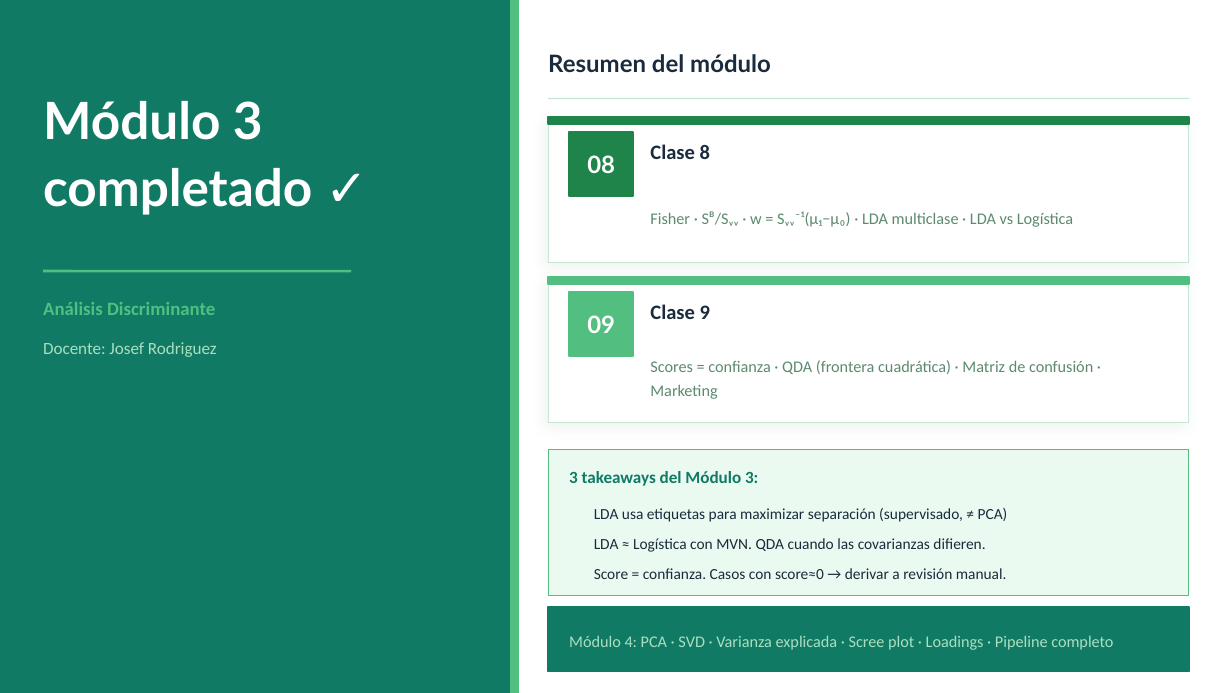
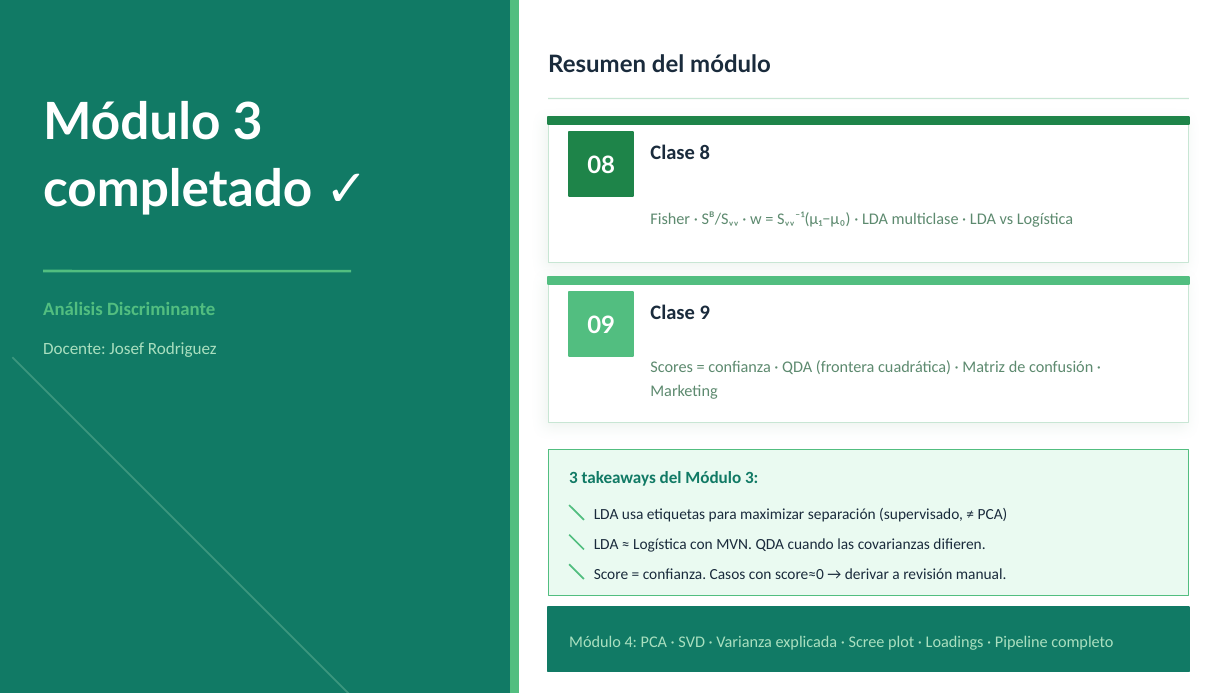
Before and after one commit to josefrodrim/modelos_estadisticos, a slide deck: slide 7 of Clase_9/PPT/Clase09_LDA_Aplicado.pptx. Drawn at 1232x693 pixels with LibreOffice and Linux fonts; fonts in the diff are those of the drawing. Boxes give left, top, right and bottom in pixels: in the first picture for what was removed or moved away, otherwise in the second. Text is boxed around its words. In the diff, an @@ line names an element or a change of style, - is before the commit and + after.

```diff
--- a/Clase_9/PPT/Clase09_LDA_Aplicado.pptx
+++ b/Clase_9/PPT/Clase09_LDA_Aplicado.pptx
@@ oval removed at [12, 357, 493, 693] @@
@@ line added from (12, 357) to (493, 693), #A9DFBF 1 pt @@
@@ oval removed at [569, 505, 584, 520] @@
@@ line added from (569, 505) to (584, 520), #52BE80 1 pt @@
@@ oval removed at [569, 535, 584, 549] @@
@@ line added from (569, 535) to (584, 549), #52BE80 1 pt @@
@@ oval removed at [569, 564, 584, 579] @@
@@ line added from (569, 564) to (584, 579), #52BE80 1 pt @@
```
Also in this commit, not shown: 2 other slides changed, 7 other files.
